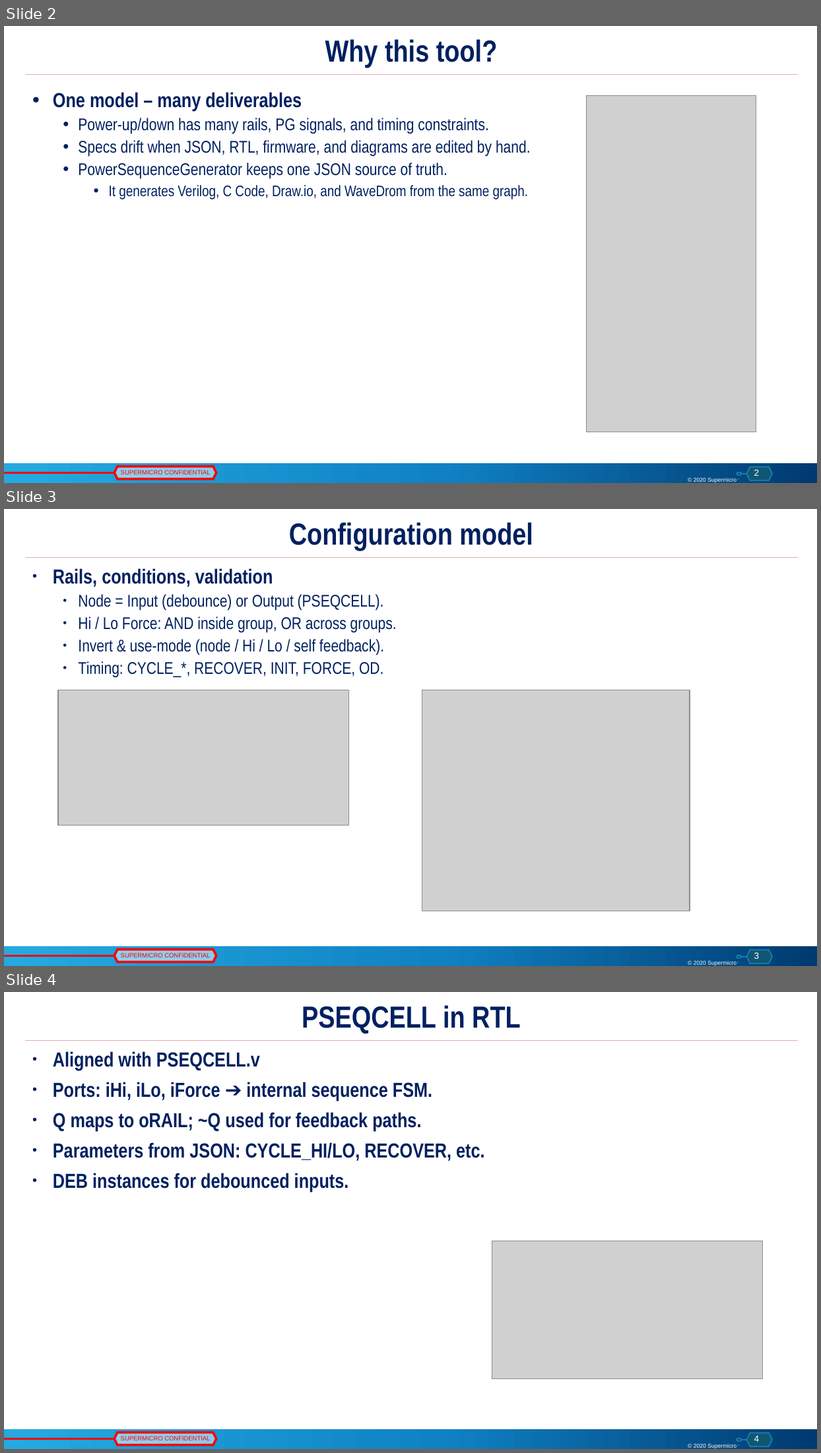
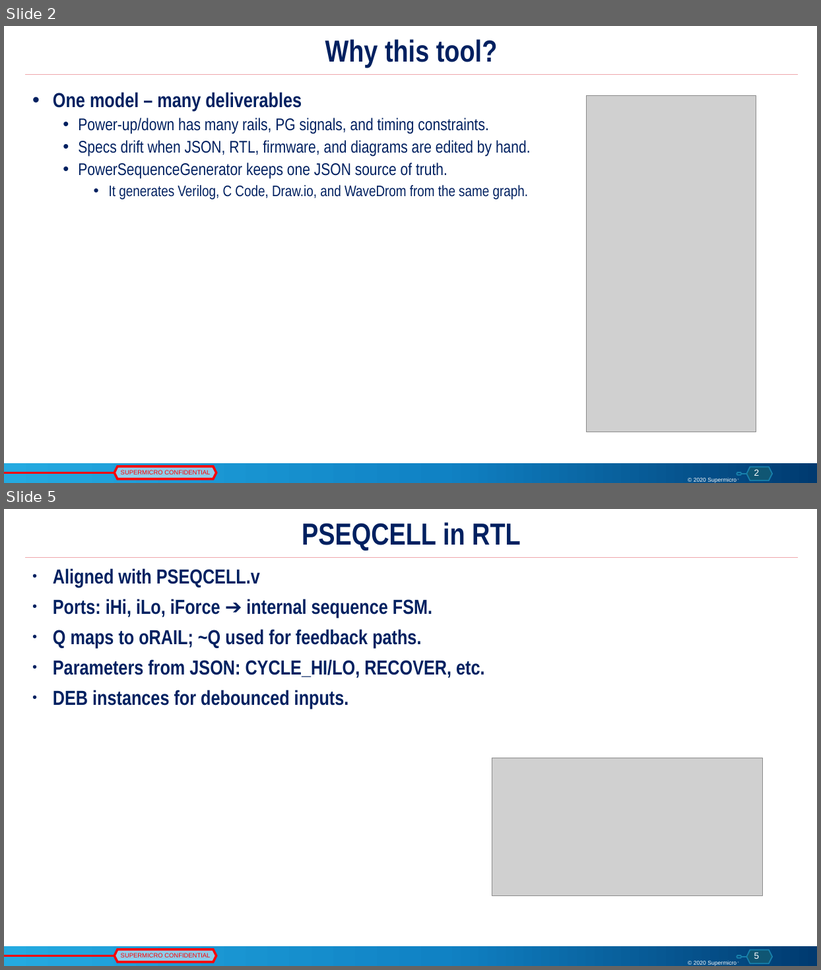
Before and after one commit to maxharu/pwrseq_gen, a slide deck: doc/PowerSequenceGenerator_v1.3.pptx. Shown one above the other, each under a label of ours: slides 2, 3 and 4 before the commit, slides 2 and 5 after it; the slides between them are not shown. The pictures are 821x1453 and 821x970 pixels, drawn with LibreOffice and Linux fonts; fonts in the diff are those of the drawing; grey boxes stand for pictures; background and template pictures are left out. Boxes give left, top, right and bottom in pixels: in the first picture for what was removed or moved away, otherwise in the second. Text is boxed around its words. In the diff, an @@ line names an element or a change of style, - is before the commit and + after.

```diff
--- a/doc/PowerSequenceGenerator_v1.3.pptx
+++ b/doc/PowerSequenceGenerator_v1.3.pptx
@@ slide 3 removed at [4,509,817,966], background #FFFFFF; not listed: 11 template elements that a slide beside it also shows @@
@@ title removed at [289,522,533,551] @@
-Configuration model
@@ text removed at [53,568,397,678] @@
-• Rails, conditions, validation
-  • Node = Input (debounce) or Output (PSEQCELL).
-  • Hi / Lo Force: AND inside group, OR across groups.
-  • Invert & use-mode (node / Hi / Lo / self feedback).
-  • Timing: CYCLE_*, RECOVER, INIT, FORCE, OD.
@@ picture removed at [59,691,349,825] @@
@@ picture removed at [422,691,690,912] @@
@@ what was slide 4 is now slide 5 @@
@@ page number at [754,953,760,959]: text changed @@
-4
+5
```
Also in this commit, not shown: 4 slides changed, 2 slides added, 5 other files.
